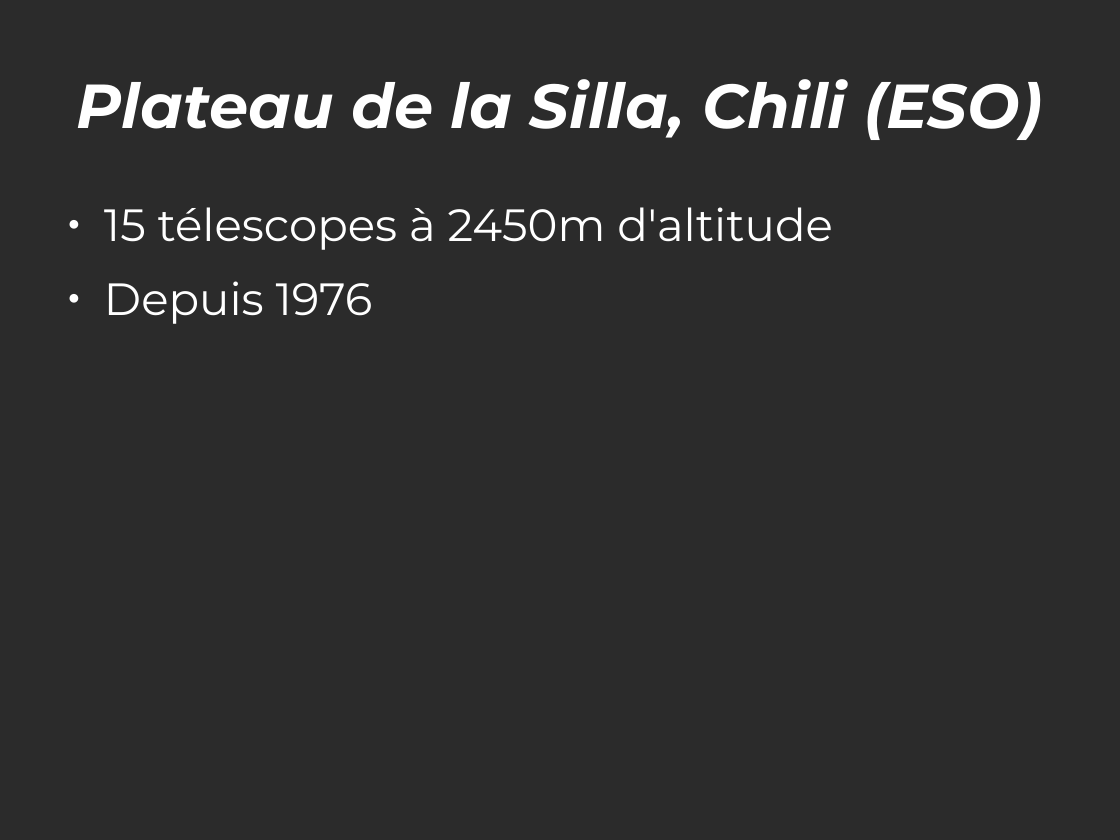
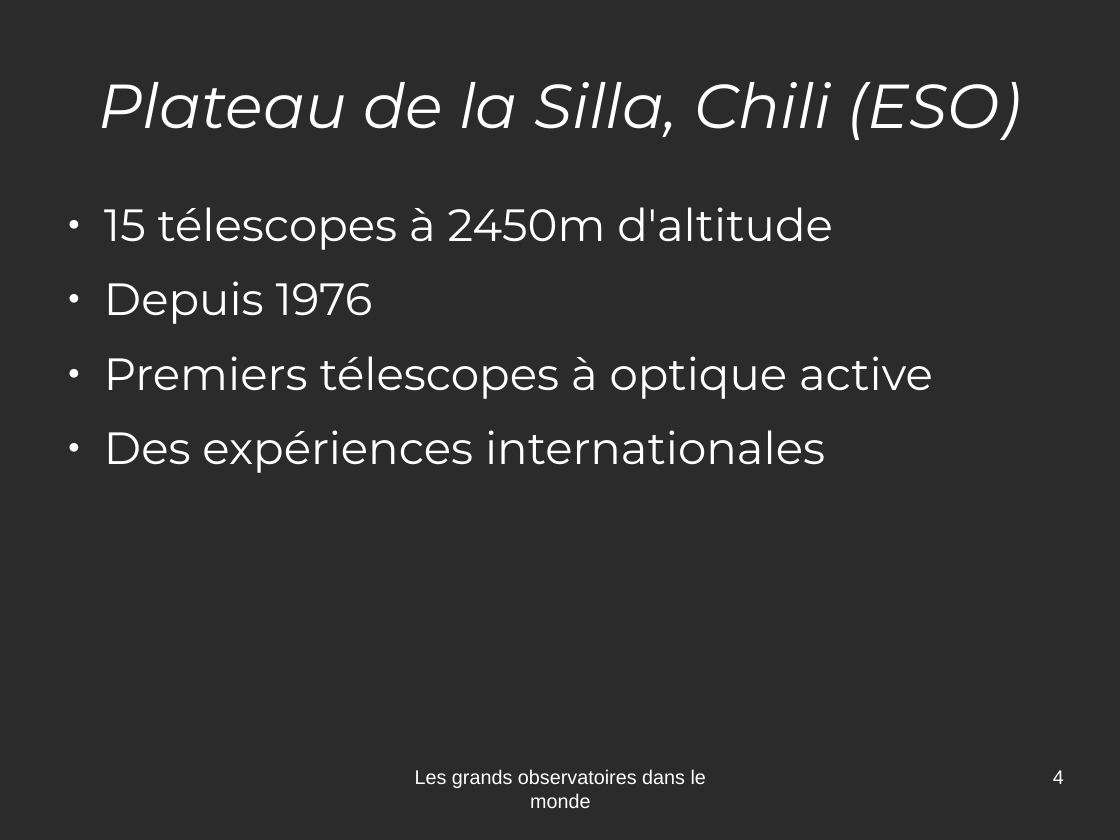
Before and after one commit to jcarnu/qf-astro, a slide deck: slide 4 of Ressources/Presentations/Observatoires.odp (slide 3 before the commit). Drawn at 1120x840 pixels with LibreOffice and Linux fonts; fonts in the diff are those of the drawing; background and template pictures are left out; a plain dark background stands for a picture behind light text. Boxes give left, top, right and bottom in pixels: in the first picture for what was removed or moved away, otherwise in the second. Text is boxed around its words. In the diff, an @@ line names an element or a change of style, - is before the commit and + after.

Commit message:
Ajout du tour des télescopes et de quelques images

```diff
--- a/Ressources/Presentations/Observatoires.odp
+++ b/Ressources/Presentations/Observatoires.odp
@@ title "Plateau de la Silla, Chili ..." at [98,82,1021,140]: bold off @@
@@ text at [104,356,933,473]: paragraphs added @@
+● Premiers télescopes à optique active
+● Des expériences internationales
@@ text added at [415,769,706,808], 14 pt, text #FFFFFF @@
+Les grands observatoires dans le monde
@@ page number added at [1053,770,1064,784], 14 pt, text #FFFFFF @@
+4
```
Also in this commit, not shown: 16 other slides changed, 4 slides added, 1 slide removed, 8 other files.
